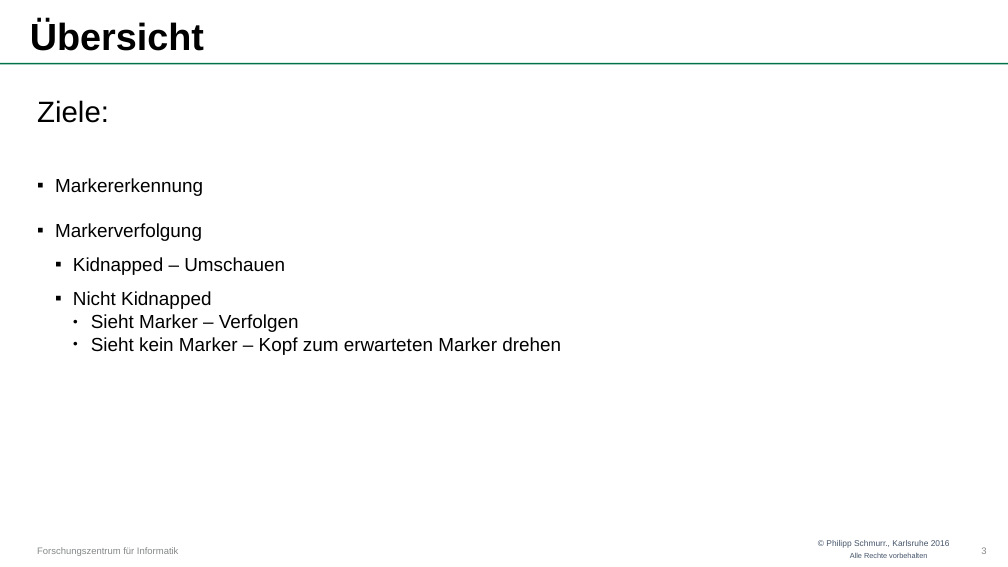
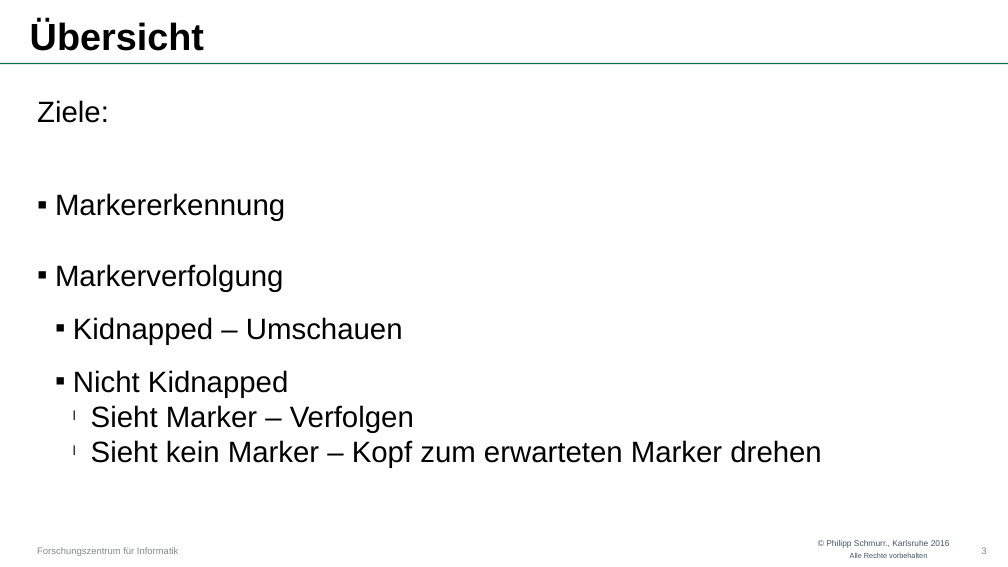
Before and after one commit to OtonoKakuei/robprak1516-documentation, a slide deck: slide 3 of robprak1516-presentation-vision.pptx. Drawn at 1008x567 pixels with LibreOffice and Linux fonts; fonts in the diff are those of the drawing; background and template pictures are left out. Boxes give left, top, right and bottom in pixels: in the first picture for what was removed or moved away, otherwise in the second. Text is boxed around its words. In the diff, an @@ line names an element or a change of style, - is before the commit and + after.

```diff
--- a/robprak1516-presentation-vision.pptx
+++ b/robprak1516-presentation-vision.pptx
@@ text at [55, 193, 821, 468]: size 18 to 28 pt; bullet ● to l @@
```
Also in this commit, not shown: 5 other slides changed.
